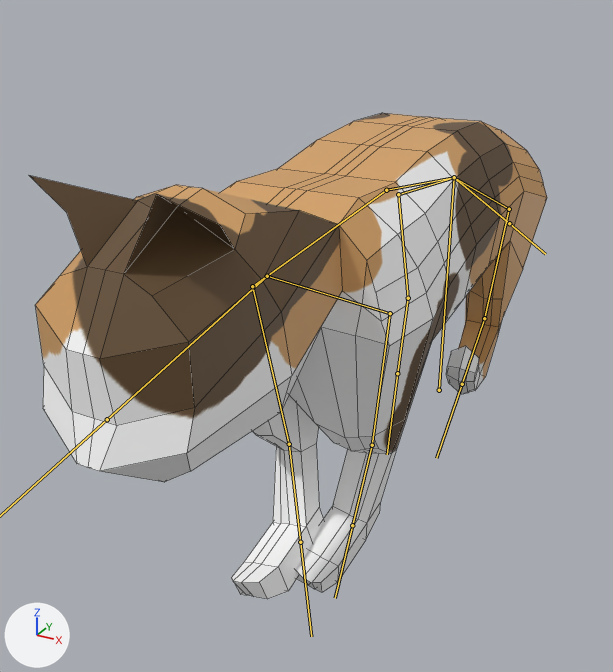
The FBX model T_and_J/Assets/Project/Prefabs/Models/Cat.fbx as it was, and as the next commit left it.
Rendered twice from a 50 mm camera at (0.116, -0.34, 0.183) aimed at (-0.025, -0.082, 0.054). Arrows for +X, +Y and +Z are at lower left; the lights stay in place. Both versions are drawn at frame 11 of the action 'Armature|Chasing'; the numbers are the values there. The bones that bend it are drawn over the model as lines. Mesh edges are drawn as thin lines.

Names of what the first picture shows: 'Cat'.
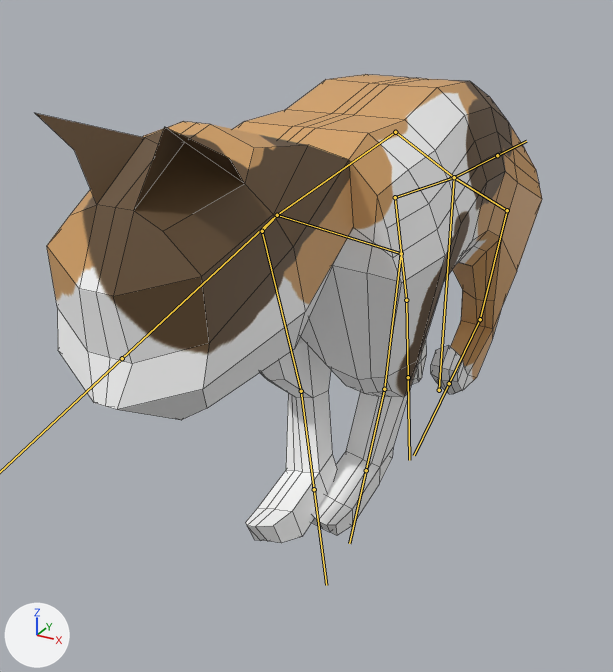
Scene script edits in JSON lines:
```json
{"block": "bone_spine1", "where": "bone_spine1 = bpy.data.objects['Armature'].pose.bones['Spine1']  # child of 'ROOT'"}
{"op": "set", "path": "bone_spine1.rotation_quaternion", "old": "(1.0, 0.017, 0.0, 0.0)", "new": "(0.993, -0.122, 0.0, 0.0)", "note": "degrees (2, 0, 0) -> degrees (-14, 0, 0)"}
{"block": "bone_spine2", "where": "bone_spine2 = bpy.data.objects['Armature'].pose.bones['Spine2']  # child of 'Spine1'"}
{"op": "set", "path": "bone_spine2.rotation_quaternion", "old": "(0.996, 0.094, 0.0, 0.0)", "new": "(0.968, 0.251, 0.0, 0.0)", "note": "degrees (11, 0, 0) -> degrees (29, 0, 0)"}
{"block": "bone_frontreg1_r", "where": "bone_frontreg1_r = bpy.data.objects['Armature'].pose.bones['FrontReg1.R']  # child of 'Shoulder.R'"}
{"op": "set", "path": "bone_frontreg1_r.rotation_quaternion", "old": "(0.987, 0.157, -0.004, 0.033)", "new": "(0.985, 0.169, -0.003, 0.031)", "note": "degrees (18, -1, 4) -> degrees (19, -1, 3)"}
{"block": "bone_tail", "where": "bone_tail = bpy.data.objects['Armature'].pose.bones['Tail']  # child of 'ROOT'"}
{"op": "set", "path": "bone_tail.rotation_quaternion", "old": "(0.938, -0.347, 0.0, 0.0)", "new": "(0.981, -0.186, -0.009, 0.061)", "note": "degrees (-41, 0, 0) -> degrees (-21, 0, 7)"}
{"block": "bone_waist_l", "where": "bone_waist_l = bpy.data.objects['Armature'].pose.bones['waist.L']  # child of 'ROOT'"}
{"op": "set", "path": "bone_waist_l.rotation_quaternion", "old": "(1.0, 0.0, 0.0, 0.0)", "new": "(0.998, 0.05, 0.021, 0.003)", "note": "degrees (0, 0, 0) -> degrees (6, 2, 0)"}
{"block": "bone_waist_r", "where": "bone_waist_r = bpy.data.objects['Armature'].pose.bones['waist.R']  # child of 'ROOT'"}
{"op": "set", "path": "bone_waist_r.rotation_quaternion", "old": "(1.0, 0.0, 0.0, 0.0)", "new": "(0.995, 0.096, -0.04, 0.0)", "note": "degrees (0, 0, 0) -> degrees (11, -5, 0)"}
```

Location of each change, (x1, y1, x2, y2) in pixels of the pictures (613 x 672 px):
```json
{"object": "Cat", "change": "posed", "before": [30, 113, 547, 599], "after": [35, 74, 542, 543]}
{"bone": "Spine1", "before": "(454, 177) to (386, 190)", "after": "(454, 177) to (395, 132)"}
{"bone": "Spine2", "before": "(386, 190) to (267, 276)", "after": "(395, 132) to (277, 215)"}
{"bone": "FrontReg1.R", "before": "(252, 286) to (289, 444)", "after": "(262, 231) to (301, 391)"}
{"bone": "Tail", "before": "(454, 177) to (509, 223)", "after": "(454, 177) to (497, 155)"}
{"bone": "waist.L", "before": "(454, 177) to (509, 209)", "after": "(454, 177) to (507, 210)"}
{"bone": "waist.R", "before": "(454, 177) to (398, 194)", "after": "(454, 177) to (395, 197)"}
```
